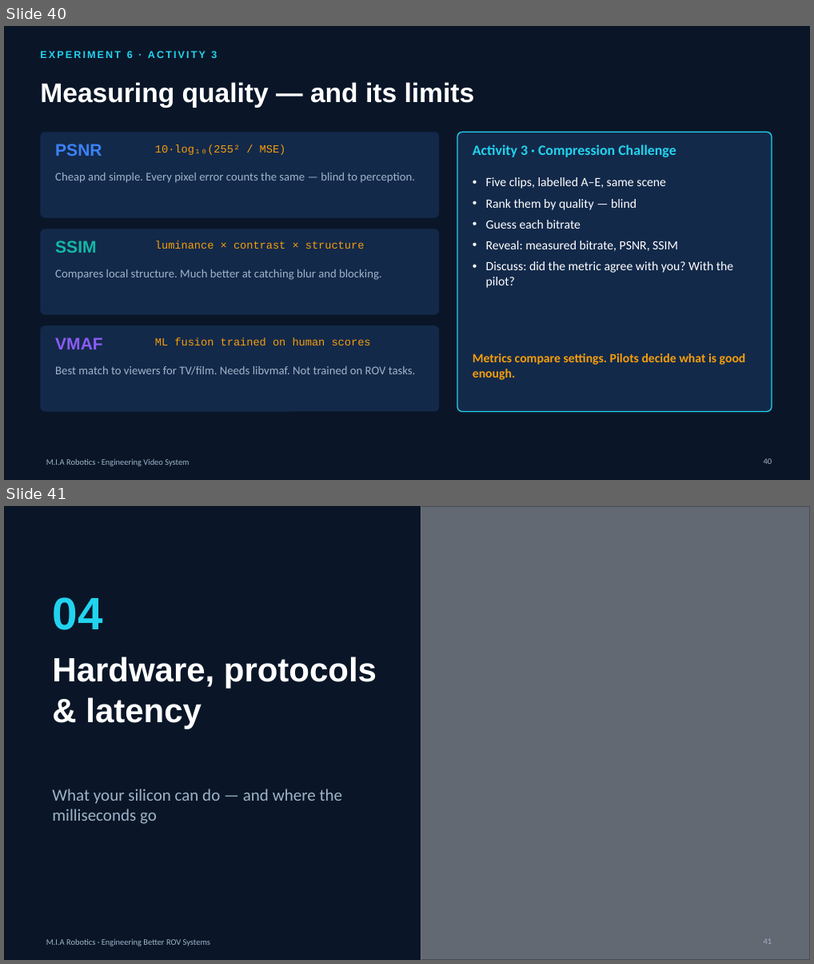
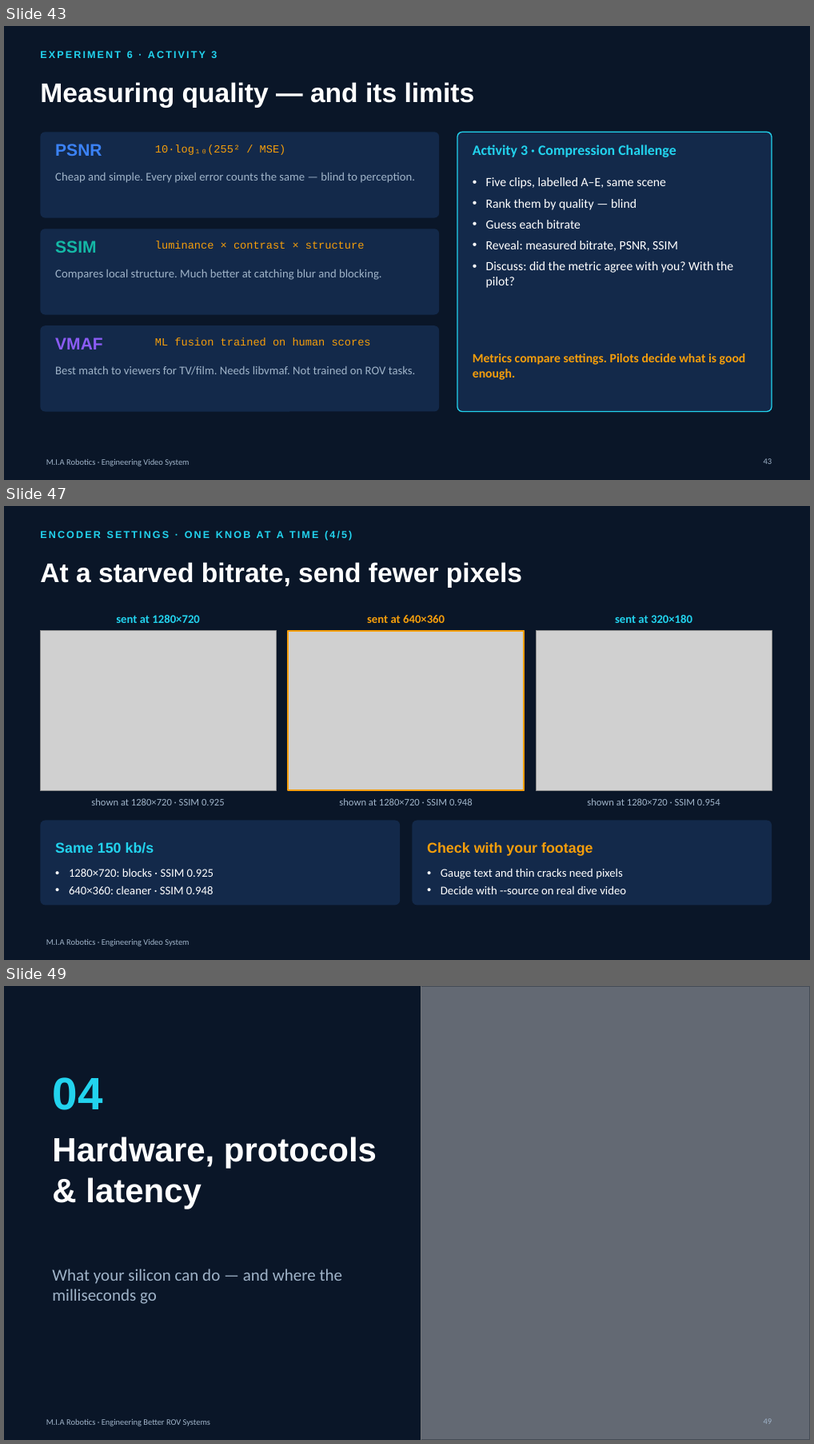
Before and after one commit to YoussefAbbas2001/video-streaming, a slide deck: presentation/MIA_Video_Streaming.pptx. Shown one above the other, each under a label of ours: slides 40 and 41 before the commit, slides 43, 47 and 49 after it; the slides between them are not shown. The pictures are 814x964 and 814x1444 pixels, drawn with LibreOffice and Linux fonts; fonts in the diff are those of the drawing; grey boxes stand for pictures; background and template pictures are left out. Boxes give left, top, right and bottom in pixels: in the first picture for what was removed or moved away, otherwise in the second. Text is boxed around its words. In the diff, an @@ line names an element or a change of style, - is before the commit and + after.

```diff
--- a/presentation/MIA_Video_Streaming.pptx
+++ b/presentation/MIA_Video_Streaming.pptx
@@ slide 47 added at bbox=[4, 506, 810, 960], background #0A1628; not listed: 1 template element that a slide beside it also shows @@
@@ text added at bbox=[257, 531, 347, 538], 12 pt, text #22D3EE, bold @@
+ENCODER SETTINGS · ONE KNOB AT A TIME (4/5)
@@ title added at bbox=[40, 562, 522, 588], 32 pt, text #FFFFFF, bold @@
+At a starved bitrate, send fewer pixels
@@ text added at bbox=[116, 615, 200, 623], 14 pt, text #22D3EE, bold @@
+sent at 1280×720
@@ text added at bbox=[367, 615, 445, 623], 14 pt, text #F59E0B, bold @@
+sent at 640×360
@@ text added at bbox=[615, 615, 693, 623], 14 pt, text #22D3EE, bold @@
+sent at 320×180
@@ picture added at bbox=[40, 631, 276, 790] @@
@@ picture added at bbox=[288, 631, 524, 790] @@
@@ rectangle added at bbox=[288, 631, 524, 790], outline #F59E0B 2 pt @@
@@ picture added at bbox=[536, 631, 772, 790] @@
@@ text added at bbox=[91, 798, 225, 805], 12 pt, text #9FB3C8 @@
+shown at 1280×720 · SSIM 0.925
@@ text added at bbox=[339, 798, 473, 805], 12 pt, text #9FB3C8 @@
+shown at 1280×720 · SSIM 0.948
@@ text added at bbox=[587, 798, 721, 805], 12 pt, text #9FB3C8 @@
+shown at 1280×720 · SSIM 0.954
@@ rounded rectangle added at bbox=[40, 820, 400, 904], fill #13294A @@
@@ rounded rectangle added at bbox=[412, 820, 772, 904], fill #13294A @@
@@ text added at bbox=[55, 842, 154, 853], 17 pt, text #22D3EE, bold @@
+Same 150 kb/s
@@ text added at bbox=[427, 842, 594, 856], 17 pt, text #F59E0B, bold @@
+Check with your footage
@@ text added at bbox=[69, 868, 214, 894], 14 pt, text #FFFFFF @@
+• 1280×720: blocks · SSIM 0.925
+• 640×360: cleaner · SSIM 0.948
@@ text added at bbox=[441, 868, 626, 894], 14 pt, text #FFFFFF @@
+• Gauge text and thin cracks need pixels
+• Decide with --source on real dive video
@@ what was slide 40 is now slide 43 @@
@@ page number at bbox=[764, 458, 773, 464]: text changed @@
-40
+43
@@ what was slide 41 is now slide 49 @@
@@ page number at bbox=[764, 1418, 773, 1424]: text changed @@
-41
+49
```
Also in this commit, not shown: 7 other slides added, 16 other files.
